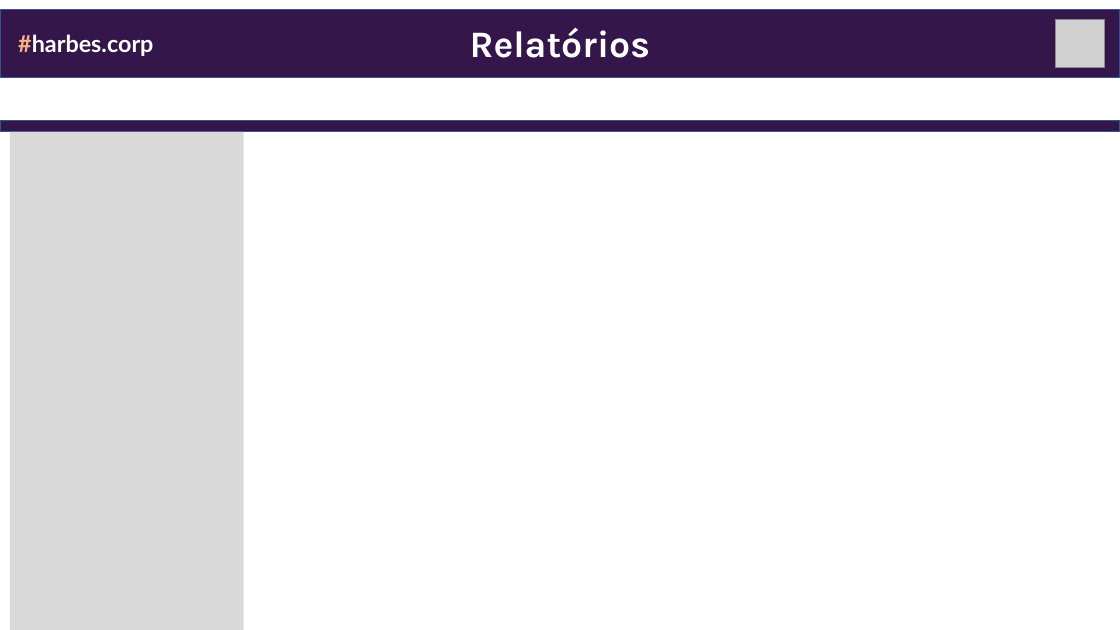
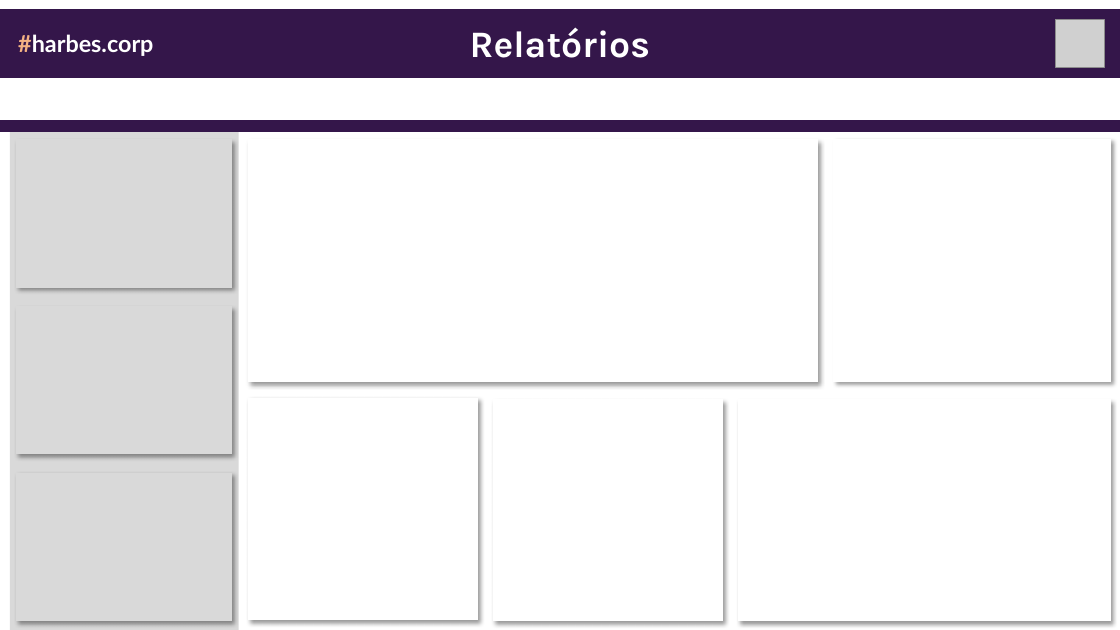
Before and after one commit to jharbes/hashtagPowerBI, a slide deck: slide 2 of 007-criando_relatorios_e_dashboards-parte2/menu_dashboard.pptx. Drawn at 1120x630 pixels with LibreOffice and Linux fonts; fonts in the diff are those of the drawing; grey boxes stand for pictures. Boxes give left, top, right and bottom in pixels: in the first picture for what was removed or moved away, otherwise in the second. Text is boxed around its words. In the diff, an @@ line names an element or a change of style, - is before the commit and + after.

```diff
--- a/007-criando_relatorios_e_dashboards-parte2/menu_dashboard.pptx
+++ b/007-criando_relatorios_e_dashboards-parte2/menu_dashboard.pptx
@@ rectangle at bbox=[0, 9, 1120, 77]: outline #325491 1 pt to #34164A 1 pt @@
@@ rectangle at bbox=[0, 121, 1120, 132]: outline #325491 1 pt to #34164A 1 pt @@
@@ rectangle: place and size @@
-rectangle at bbox=[10, 132, 244, 630]
+rectangle at bbox=[10, 132, 239, 630]
@@ rectangle added at bbox=[17, 140, 231, 287], fill #D9D9D9, outline #D9D9D9 1 pt @@
@@ rectangle added at bbox=[249, 140, 818, 382], fill #FFFFFF, outline #FFFFFF 1 pt @@
@@ rectangle added at bbox=[834, 139, 1111, 381], fill #FFFFFF, outline #FFFFFF 1 pt @@
@@ rectangle added at bbox=[17, 307, 231, 454], fill #D9D9D9, outline #D9D9D9 1 pt @@
@@ rectangle added at bbox=[249, 399, 477, 620], fill #FFFFFF, outline #FFFFFF 1 pt @@
@@ rectangle added at bbox=[493, 400, 722, 621], fill #FFFFFF, outline #FFFFFF 1 pt @@
@@ rectangle added at bbox=[739, 400, 1110, 621], fill #FFFFFF, outline #FFFFFF 1 pt @@
@@ rectangle added at bbox=[17, 474, 231, 621], fill #D9D9D9, outline #D9D9D9 1 pt @@
```
Also in this commit, not shown: 1 slide added.
